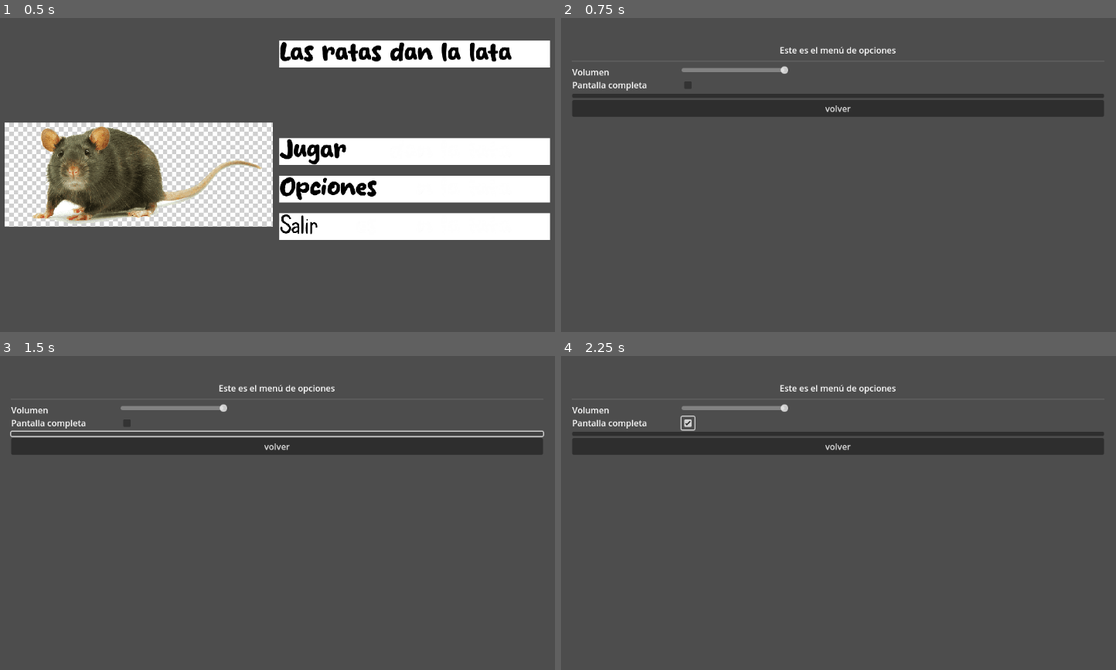
Above: before the commit, frames 1-4 (two rows, left to right).
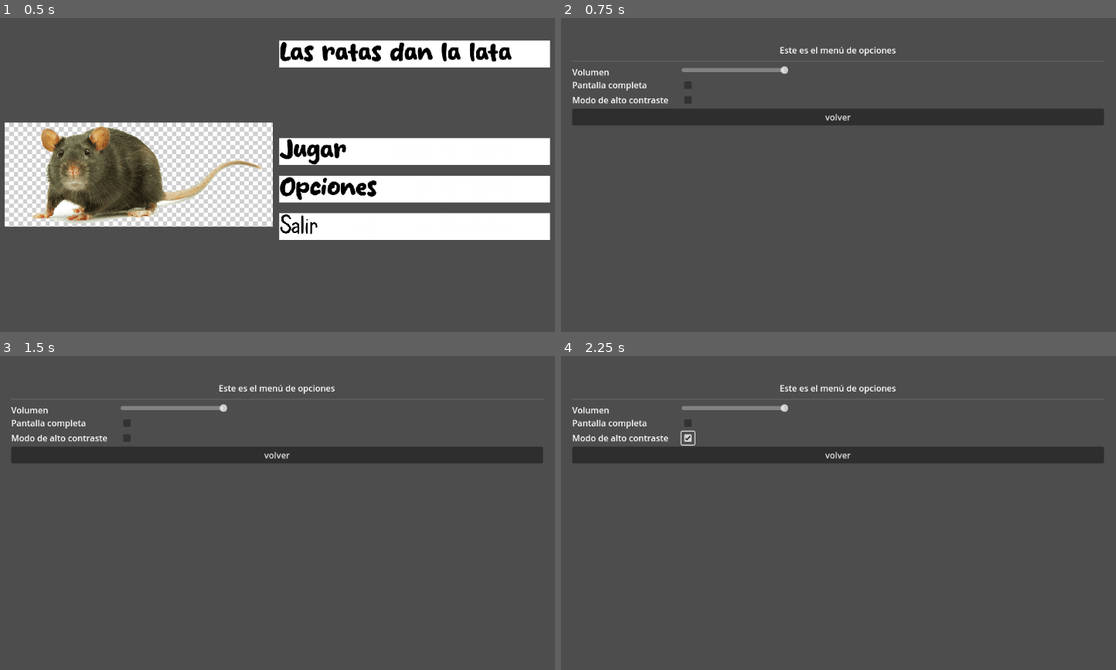
Above: after the commit, the same moments.

Repository: mamRobles/Las_ratas_dan_la_lata
Game: Godot game, scene res://Inicio/Scenes/MDI.tscn
The game is run twice, just before and just after one commit, with the same random seed, the same clock (stepped at 60 frames per second) and the same inputs.
Inputs (mouse positions are in pixels of both pictures, inside the frame that each line leads up to; where the layout moved, square brackets give the same spot in the first picture):
- Up to frame 1 (0.5 s): no input
- Up to frame 2 (0.75 s): click (977, 187) at 0.5 s
- Up to frame 3 (1.5 s): click (277, 434) at 1.27 s
- Up to frame 4 (2.25 s): click (688, 437) [688, 421] at 2 s

Frame 1 is identical in both runs. In frame 2, 6.4% of the frame differs, in the area x 2-98%, y 24-35%; in frame 3, 6.2%; in frame 4, 6.6%, in the area x 2-98%, y 18-35%.

Commit message:
Modo de alto contraste, como ajuste persistente, funciona. Hace falta borrar el settings.ini del userdata (dependiendo del sistema operativo cambia el lugar donde está, en linux está en ~/.local/share/godot/app_userdata/Las\ ratas\ dan\ la\ lata) para que se cree el nuevo archivo de configuración (sino dará un error)

Diff:
--- a/Inicio/Scenes/MDO.tscn
+++ b/Inicio/Scenes/MDO.tscn
@@ -1,8 +1,9 @@
-[gd_scene load_steps=4 format=3 uid="uid://bxwxc1atnp0bp"]
+[gd_scene load_steps=5 format=3 uid="uid://bxwxc1atnp0bp"]
 
 [ext_resource type="Script" uid="uid://c44i3h46e2nbb" path="res://Inicio/Scripts/mdo.gd" id="1_tvvv7"]
 [ext_resource type="Script" uid="uid://dsxj8j1nxlkh1" path="res://Inicio/Scripts/volumen.gd" id="2_caih2"]
 [ext_resource type="Script" uid="uid://dtr0h8yuqgu6v" path="res://Inicio/Scripts/fullscreen_2.gd" id="3_0s8l7"]
+[ext_resource type="Script" uid="uid://cbk7f073c387a" path="res://Inicio/Scripts/check_box.gd" id="4_k00s5"]
 
 [node name="MDO" type="Control"]
 layout_mode = 3
@@ -71,8 +72,18 @@
 layout_mode = 2
 script = ExtResource("3_0s8l7")
 
-[node name="Guardar" type="Button" parent="MarginContainer/VBoxContainer"]
+[node name="HBoxContainer3" type="HBoxContainer" parent="MarginContainer/VBoxContainer"]
 layout_mode = 2
+
+[node name="RichTextLabel2" type="RichTextLabel" parent="MarginContainer/VBoxContainer/HBoxContainer3"]
+custom_minimum_size = Vector2(200, 0)
+layout_mode = 2
+text = "Modo de alto contraste"
+scroll_active = false
+
+[node name="CheckBox" type="CheckBox" parent="MarginContainer/VBoxContainer/HBoxContainer3"]
+layout_mode = 2
+script = ExtResource("4_k00s5")
 
 [node name="Button" type="Button" parent="MarginContainer/VBoxContainer"]
 layout_mode = 2
@@ -82,5 +93,5 @@
 [connection signal="mouse_exited" from="MarginContainer/VBoxContainer/HBoxContainer/Volumen" to="MarginContainer/VBoxContainer/HBoxContainer/Volumen" method="_on_mouse_exited"]
 [connection signal="value_changed" from="MarginContainer/VBoxContainer/HBoxContainer/Volumen" to="MarginContainer/VBoxContainer/HBoxContainer/Volumen" method="_on_value_changed"]
 [connection signal="toggled" from="MarginContainer/VBoxContainer/HBoxContainer2/fullscreen" to="MarginContainer/VBoxContainer/HBoxContainer2/fullscreen" method="_on_toggled"]
-[connection signal="pressed" from="MarginContainer/VBoxContainer/Guardar" to="." method="_on_guardar_pressed"]
+[connection signal="toggled" from="MarginContainer/VBoxContainer/HBoxContainer3/CheckBox" to="MarginContainer/VBoxContainer/HBoxContainer3/CheckBox" method="_on_toggled"]
 [connection signal="pressed" from="MarginContainer/VBoxContainer/Button" to="." method="_on_button_pressed"]
--- a/Inicio/Scripts/Inicio.gd
+++ b/Inicio/Scripts/Inicio.gd
@@ -1,5 +1,5 @@
 extends Node2D
-
+var acc = ""
 var num_jugadores:int = 0
 var nombres_jugadores = []
 var config = ConfigFile.new()
@@ -27,6 +27,9 @@
 
 		config.set_value("video", "fullscreen", false)
 
+		config.set_value("accesibility", "altoContraste", false)
+		config.set_value("accesibility", "daltonismo", false)
+
 		config.set_value("audio","master_volume",1.0)
 		config.save(SETTINGS_FILE_PATH)
 
@@ -42,6 +45,17 @@
 	for key in config.get_section_keys("video"):
 		video_settings[key] = config.get_value("video", key)
 	return video_settings
+
+func save_acc_settings(key:String, value):
+	config.set_value("accesibility",key,value)
+	config.save(SETTINGS_FILE_PATH)
+
+func load_acc_settings():
+	var acc_settings ={}
+	for key in config.get_section_keys("accesibility"):
+		acc_settings[key] = config.get_value("accesibility", key)
+	return acc_settings
+
 func save_audio_settings(key: String, value):
 	config.set_value("audio", key, value)
 	config.save(SETTINGS_FILE_PATH)
--- /dev/null
+++ b/Inicio/Scripts/check_box.gd
@@ -0,0 +1,20 @@
+extends CheckBox
+
+
+# Called when the node enters the scene tree for the first time.
+func _ready() -> void:
+	pass # Replace with function body.
+
+
+# Called every frame. 'delta' is the elapsed time since the previous frame.
+func _process(delta: float) -> void:
+	pass
+
+
+func _on_toggled(toggled_on: bool) -> void:
+	INICIO.save_acc_settings("altoContraste", toggled_on)
+
+	if (toggled_on):
+		INICIO.acc = "_a"
+	else:
+		INICIO.acc = ""
--- a/Inicio/Scripts/mdi.gd
+++ b/Inicio/Scripts/mdi.gd
@@ -9,6 +9,11 @@
 		DisplayServer.window_set_mode(DisplayServer.WINDOW_MODE_FULLSCREEN)
 	var audio_settings = INICIO.load_audio_settings()
 	AudioServer.set_bus_volume_db(_bus, linear_to_db(audio_settings["master_volume"]))
+	var acc_settings = INICIO.load_acc_settings()
+	# daltonismo
+	#alto contraste
+	if acc_settings["altoContraste"]:
+		INICIO.acc="_a"
 func _on_jugarboton_pressed() -> void:
 	print("Botón jugar")
 	# cambiar a juego
--- a/Inicio/Scripts/mdo.gd
+++ b/Inicio/Scripts/mdo.gd
@@ -1,11 +1,14 @@
 extends Control
 @onready var fullscreen = $MarginContainer/VBoxContainer/HBoxContainer2/fullscreen
 @onready var volumen = $MarginContainer/VBoxContainer/HBoxContainer/Volumen
+@onready var acc = $MarginContainer/VBoxContainer/HBoxContainer3/CheckBox
 func _ready() -> void:
 	var video_settings = INICIO.load_video_settings()
 	fullscreen.button_pressed=video_settings.fullscreen
 	var audio_settings = INICIO.load_audio_settings()
 	volumen.value = audio_settings.master_volume
+	var acc_settings = INICIO.load_acc_settings()
+	acc.button_pressed=acc_settings.altoContraste
 
 func _on_button_pressed() -> void:
 	get_tree().change_scene_to_file("res://Inicio/Scenes/MDI.tscn")
Not shown, added: Inicio/Scripts/check_box.gd.uid
Not shown: 1 places in MINI1/Scenes/escenario-MINI1.tscn that only renumber resources
